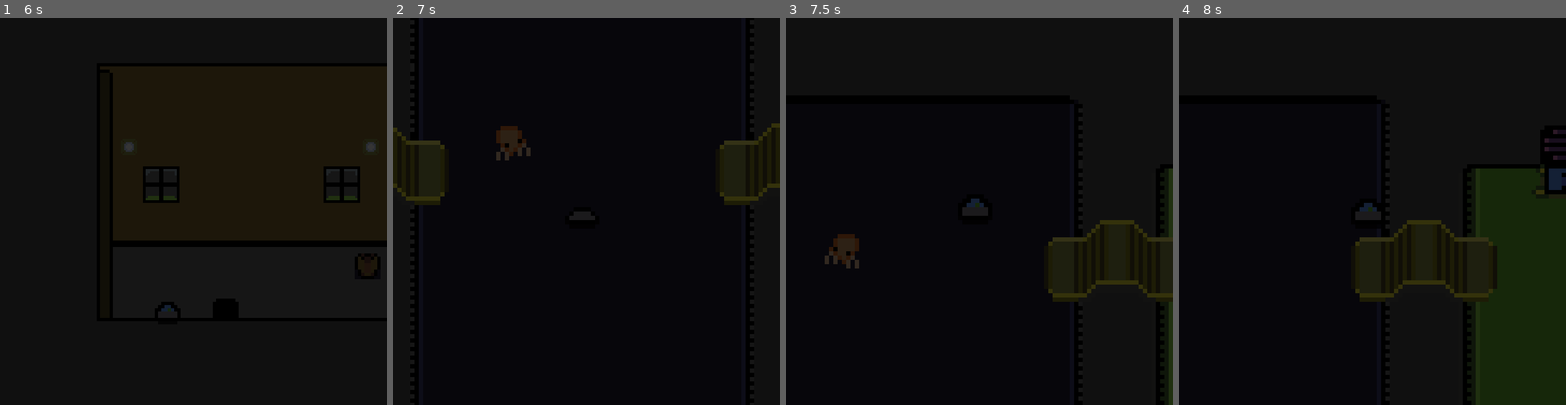
Above: before the commit, frames 1-4 (left to right).
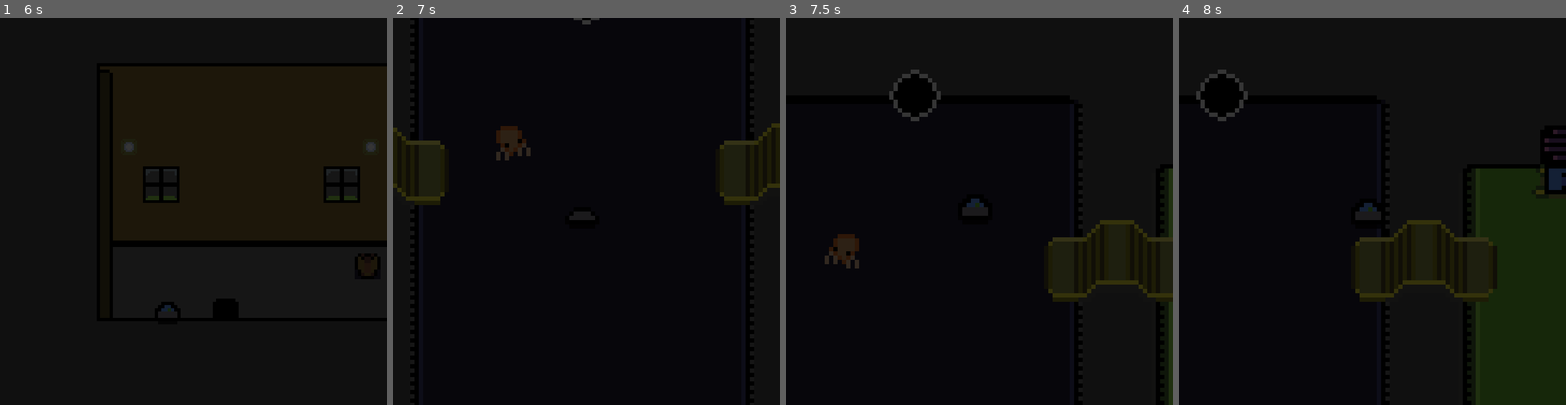
Above: after the commit, the same moments.

Repository: andersonhunter/LCH_game
Game: Godot game, scene res://LEVELS/LEVEL_1/inside_house_4.tscn
The game is run twice, just before and just after one commit, with the same random seed, the same clock (stepped at 60 frames per second) and the same inputs. The project has no main scene, so this scene is started directly. Sound files missing from this copy of the repository are replaced by a short silence.
Inputs:
- Up to frame 1 (6 s): tap Enter (enter) at 0.5, 1.35, 2.85, 4.35, 5, 5.85 s; hold D (move_right) 0.53-1.28 s; hold Enter (enter) 0.53-1.28 s; hold S (move_down) 1.28-2.03 s; hold D (move_right) 2.03-2.78 s; hold Enter (enter) 2.03-2.78 s; tap Space at 2.75, 5.75 s; hold W (move_up) 2.78-3.53 s; hold Enter (enter) 3.53-4.28 s; hold A (move_left) 3.53-5.03 s; hold S (move_down) 5.03-5.78 s; hold Enter (enter) 5.03-5.78 s; hold D (move_right) from 5.78 s (still down)
- Up to frame 2 (7 s): release D (move_right) at 6.53 s; hold W (move_up) from 6.53 s (still down); hold Enter (enter) from 6.53 s (still down)
- Up to frame 3 (7.5 s): release W (move_up) at 7.28 s; release Enter (enter) at 7.28 s; hold D (move_right) from 7.28 s (still down); tap Enter (enter) at 7.35 s
- Up to frame 4 (8 s): keep holding D (move_right)

Frame 1 is identical in both runs. In frame 2, less than 0.1% of the frame differs, in the area x 46-54%, y 0-2%; in frame 3, 0.3%, in the area x 26-40%, y 13-27%; in frame 4, 0.3%.

Commit message:
added logic for entering swamp

Diff:
--- a/LEVELS/LEVEL_1/bat.tscn
+++ b/LEVELS/LEVEL_1/bat.tscn
@@ -18,6 +18,7 @@
 }]
 
 [node name="Bat" type="CharacterBody2D"]
+visible = false
 
 [node name="AnimatedSprite2D" type="AnimatedSprite2D" parent="."]
 texture_filter = 1
--- a/LEVELS/LEVEL_1/inside_house_4.gd
+++ b/LEVELS/LEVEL_1/inside_house_4.gd
@@ -4,7 +4,10 @@
 @onready var batDialog = [
 	[
 		"[color=green]Oh, hello! You're looking for Ada? [/color]",
-		"[color=green]Oh, that's me![/color]"
+		"[color=green]Oh, that's me![/color]",
+		"[color=green]You want to play in the [/color][wave][color=red]swa[/color][color=blue]mps?[/color][/wave]",
+		"[color=green]Sure! I'll follow... what was that?[/color]",
+		"[color=green]Let's go check outside![/color]"
 	]
 ]
 @onready var player = $Player
@@ -18,6 +21,7 @@
 
 # Called when the node enters the scene tree for the first time.
 func _ready() -> void:
+	$BatSolo.show()
 	if Global.has_bat:
 			$BatSolo.hide()
 			$BatSolo/CollisionShape2D.disabled = true
@@ -45,6 +49,9 @@
 	startDialog.emit(batDialog[0])
 	await dialogue.textCompleted
 	dialogue.hide()
+	$BatSolo.hide()
+	Global.has_bat = true
+	Global.isDark = true
 	player.speed = Global.speed
 	await get_tree().create_timer(1.0).timeout
 	collider.get_node("CollisionShape2D").disabled = false
--- a/LEVELS/LEVEL_1/inside_house_4.tscn
+++ b/LEVELS/LEVEL_1/inside_house_4.tscn
@@ -264,12 +264,6 @@
 position = Vector2(-8, 44.5)
 shape = SubResource("RectangleShape2D_3xxo3")
 
-[node name="SceneTransitionRect" parent="." instance=ExtResource("8_m2k2p")]
-offset_left = -64.0
-offset_top = -64.0
-offset_right = -656.0
-offset_bottom = -656.0
-
 [node name="bgm" type="AudioStreamPlayer" parent="."]
 stream = ExtResource("9_1akqi")
 
@@ -297,6 +291,12 @@
 offset_right = -586.0
 offset_bottom = -644.0
 
+[node name="SceneTransitionRect" parent="." instance=ExtResource("8_m2k2p")]
+offset_left = -64.0
+offset_top = -64.0
+offset_right = -656.0
+offset_bottom = -656.0
+
 [connection signal="startDialog" from="." to="Player/Dialogue" method="_on_inside_house_1_start_dialog"]
 [connection signal="body_entered" from="leave_house" to="." method="_on_leave_house_body_entered"]
 [connection signal="startDialogue" from="Player" to="." method="_on_player_start_dialogue"]
--- a/LEVELS/LEVEL_1/little_endian.gd
+++ b/LEVELS/LEVEL_1/little_endian.gd
@@ -4,7 +4,7 @@
 var house_2 = "res://LEVELS/LEVEL_1/inside_house_2.tscn"
 var house_3 = "res://LEVELS/LEVEL_1/inside_house_3.tscn"
 var house_4 = "res://LEVELS/LEVEL_1/inside_house_4.tscn"
-var bat_path = "res://LEVELS/LEVEL_1/bat.tscn"
+var swamp = "res://LEVELS/LEVEL_2/silicon_swamp.tscn"
 var frameCount = 0
 var darkOverworld = preload("res://LEVELS/LEVEL_1/dark_overworld.tscn").instantiate()
 @onready var player: CharacterBody2D = get_node("overworld").get_node("Player")
@@ -121,3 +121,8 @@
 	if Global.has_bat:
 		$overworld.get_node("Bat").show()
 	player.speed = Global.speed
+
+func _on_player_enter_swamp() -> void:
+	if Global.has_bat:
+		await transition()
+		Global.goto_scene(swamp)
--- a/LEVELS/LEVEL_1/little_endian.tscn
+++ b/LEVELS/LEVEL_1/little_endian.tscn
@@ -9,6 +9,7 @@
 [ext_resource type="PackedScene" uid="uid://xk128etno3lt" path="res://LEVELS/LEVEL_1/scene_transition_rect.tscn" id="6_n14ku"]
 [ext_resource type="AudioStream" uid="uid://bdxo41ksxykb" path="res://ASSETS/MUSIC/Little Endian Overworld Theme.mp3" id="7_d6i20"]
 [ext_resource type="PackedScene" uid="uid://bpr2g0kiff414" path="res://LEVELS/LEVEL_1/mold_mite.tscn" id="8_47f8w"]
+[ext_resource type="Texture2D" uid="uid://t2roklskd53r" path="res://ASSETS/TILES/dialogue_backgroung.png" id="10_elthb"]
 
 [sub_resource type="RectangleShape2D" id="RectangleShape2D_mvhcb"]
 size = Vector2(4, 2)
@@ -21,6 +22,8 @@
 
 [sub_resource type="RectangleShape2D" id="RectangleShape2D_srjm5"]
 size = Vector2(4, 2)
+
+[sub_resource type="RectangleShape2D" id="RectangleShape2D_sf32c"]
 
 [node name="little_endian" type="Node"]
 script = ExtResource("1_j410d")
@@ -72,6 +75,18 @@
 script = ExtResource("4_xjjic")
 
 [node name="mold_mite_1" parent="overworld/Mite1" instance=ExtResource("8_47f8w")]
+
+[node name="enterSwamp" type="Area2D" parent="overworld"]
+position = Vector2(0, -64)
+
+[node name="CollisionShape2D" type="CollisionShape2D" parent="overworld/enterSwamp"]
+position = Vector2(0, -8)
+scale = Vector2(0.639998, 0.64)
+shape = SubResource("RectangleShape2D_sf32c")
+
+[node name="Sprite2D" type="Sprite2D" parent="overworld/enterSwamp"]
+position = Vector2(0, -8)
+texture = ExtResource("10_elthb")
 
 [node name="Player" parent="overworld" instance=ExtResource("4_cwj72")]
 position = Vector2(-1, 0)
@@ -223,6 +238,8 @@
 [connection signal="body_entered" from="overworld/enter_purple_house" to="." method="_on_enter_purple_house_body_entered"]
 [connection signal="body_entered" from="overworld/enter_blue_house" to="." method="_on_enter_blue_house_body_entered"]
 [connection signal="body_entered" from="overworld/enter_brown_house" to="." method="_on_enter_brown_house_body_entered"]
+[connection signal="body_shape_entered" from="overworld/enterSwamp" to="." method="_on_enter_swamp_body_shape_entered"]
+[connection signal="enterSwamp" from="overworld/Player" to="." method="_on_player_enter_swamp"]
 [connection signal="mite_1_collide" from="overworld/Player" to="." method="_on_player_mite_1_collide"]
 [connection signal="mite_1_collide" from="overworld/Player" to="overworld/Mite1" method="_on_player_mite_1_collide"]
 [connection signal="startDialogue" from="overworld/Player" to="." method="_on_player_start_dialogue"]
--- a/LEVELS/LEVEL_1/player.gd
+++ b/LEVELS/LEVEL_1/player.gd
@@ -5,6 +5,7 @@
 var bat = preload("res://LEVELS/LEVEL_1/bat.tscn").instantiate()
 signal mite_1_collide
 signal startDialogue(collider: CharacterBody2D)
+signal enterSwamp
 @onready var rayCast = $RayCast2D
 
 func start(pos):
@@ -18,14 +19,13 @@
 	Global.position_array.resize(100)
 	Global.position_array.fill(position)
 	# If character has bat companion, add them
-	if Global.has_bat:
-		var parent := get_parent()
-		# Wait until parent is ready, then add bat as sibling
-		parent.ready.connect(func():
-			parent.add_child(bat)
-		)
-		bat.hide()
-		bat.position = position
+	var parent := get_parent()
+	# Wait until parent is ready, then add bat as sibling
+	parent.ready.connect(func():
+		parent.add_child(bat)
+	)
+	bat.hide()
+	bat.position = position
 
 func _process(delta: float) -> void:
 	var input = Vector2.ZERO
@@ -48,6 +48,11 @@
 				$enterPrompt.show()
 				if Input.is_action_pressed("enter"):
 					startDialogue.emit(collider)
+			"enterSwamp":
+				if Global.has_bat:
+					$enterNewAreaPrompt.show()
+					if Input.is_action_pressed("enter"):
+						enterSwamp.emit()
 	if not rayCast.is_colliding():
 		$enterPrompt.hide()
 	velocity = input * speed
@@ -55,7 +60,7 @@
 	if get_real_velocity() != Vector2.ZERO:
 		Global.position_array.push_front(position)
 		Global.position_array.pop_back()
-	if bat:
+	if Global.has_bat:
 		if get_real_velocity() != Vector2.ZERO && !bat.visible:
 			bat.show()
 		bat.position = Global.position_array[20]
--- a/LEVELS/LEVEL_1/player.tscn
+++ b/LEVELS/LEVEL_1/player.tscn
@@ -14,6 +14,7 @@
 [ext_resource type="Script" path="res://LEVELS/LEVEL_1/animated_sprite_2d.gd" id="12_asbbt"]
 [ext_resource type="PackedScene" uid="uid://du1crknot6vve" path="res://DialogueSystem/enter_prompt.tscn" id="13_iec0i"]
 [ext_resource type="PackedScene" uid="uid://cploxax04lv60" path="res://DialogueSystem/textBox.tscn" id="14_51f3r"]
+[ext_resource type="PackedScene" uid="uid://bswh4v1rrx6nk" path="res://DialogueSystem/enter_new_area_prompt.tscn" id="15_lhlh2"]
 
 [sub_resource type="SpriteFrames" id="SpriteFrames_d6r0l"]
 animations = [{
@@ -111,3 +112,10 @@
 visible = false
 offset_left = -40.0
 offset_right = 40.0
+
+[node name="enterNewAreaPrompt" parent="." instance=ExtResource("15_lhlh2")]
+visible = false
+offset_left = 8.0
+offset_top = -8.0
+offset_right = 8.0
+offset_bottom = -8.0
Not shown: 1 places in LEVELS/LEVEL_1/little_endian.tscn that only renumber resources
Not shown: 1 places in LEVELS/LEVEL_1/player.tscn that only renumber resources
